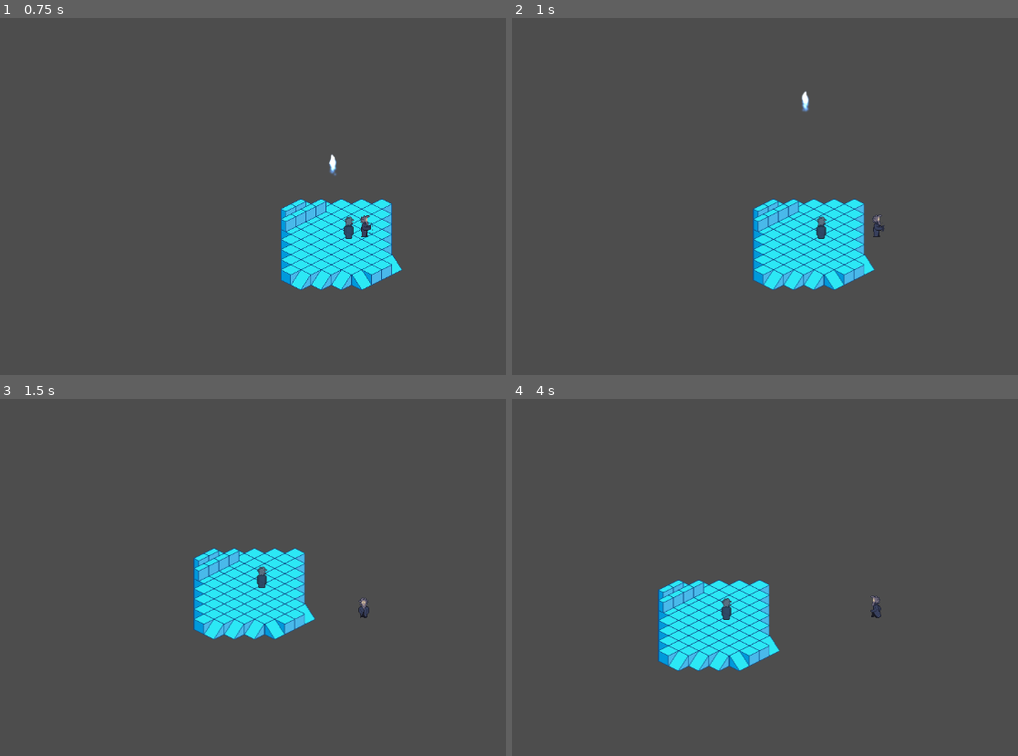
Above: before the commit, frames 1-4 (two rows, left to right).
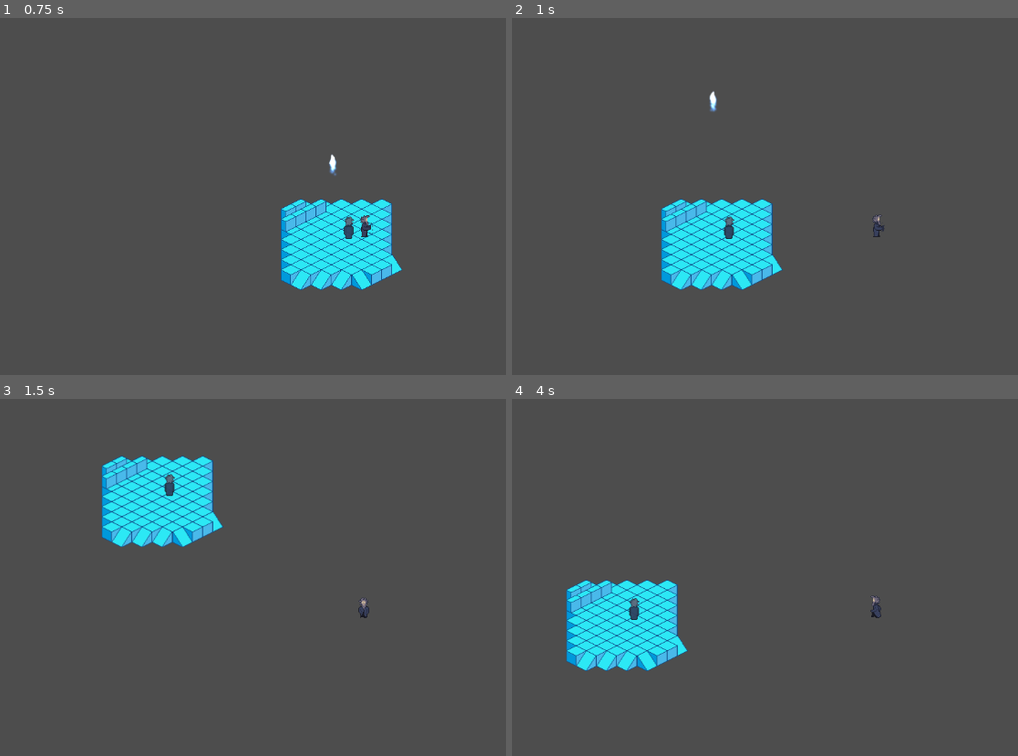
Above: after the commit, the same moments.

Repository: seanj29/LostEchoes
Game: Godot game, scene res://Scenes/Main.tscn
Same seed, same stepped clock (60 frames per second), same inputs: the game is played once before the commit and once after it.
Inputs:
- Up to frame 1 (0.75 s): tap Enter at 0.5 s; hold Right (Right) from 0.53 s (still down); hold Space (Attack) from 0.53 s (still down)
- Up to frame 2 (1 s): keep holding Right (Right); keep holding Space (Attack); tap Shift (Teleport, bound only after the commit) at 0.8 s
- Up to frame 3 (1.5 s): release Right (Right) at 1.28 s; release Space (Attack) at 1.28 s; hold Down (Down) from 1.28 s (still down); tap Shift (Teleport, bound only after the commit) at 1.35 s
- Up to frame 4 (4 s): tap Space (Attack) at 1.55, 3.05 s; release Down (Down) at 2.03 s; hold Right (Right) 2.03-2.78 s; hold Space (Attack) 2.03-2.78 s; tap Shift (Teleport, bound only after the commit) at 2.3, 2.85, 3.8 s; hold Up (Up) 2.78-3.53 s; hold Left (Left) from 3.53 s (still down); hold Space (Attack) from 3.53 s (still down)

Frame 1 is identical in both runs. In frame 2, 9.6% of the frame differs, in the area x 29-72%, y 20-77%; in frame 3, 11%, in the area x 20-63%, y 15-68%; in frame 4, 9.4%.

Commit message:
teleport added to player... somehow?

Diff:
--- a/Scripts/PlayerScripts/player_input.gd
+++ b/Scripts/PlayerScripts/player_input.gd
@@ -5,7 +5,7 @@
 
 @export var CurrentReplayResource: ReplayGhost
 
-var ActionArray: Array[String] = ["Up", "Down", "Left", "Right", "Attack"]
+var ActionArray: Array[String] = ["Up", "Down", "Left", "Right", "Attack", "Teleport"]
 
 func _ready():
 
@@ -29,6 +29,7 @@
 	if event.is_action_pressed("Attack"):
 		if not AttackTimer.is_stopped():
 			return
+
 
 	var Frame := Engine.get_physics_frames()
 
@@ -72,3 +73,10 @@
 			return false
 	else:
 		return false
+
+
+func teleport_state() -> bool:
+	if Input.is_action_just_pressed("Teleport"):
+		return true
+	else:
+		return false
--- a/Scripts/Utils/FSM/States/attack_anim_state.gd
+++ b/Scripts/Utils/FSM/States/attack_anim_state.gd
@@ -1,11 +1,13 @@
 class_name AttackAnimState
 extends PawnAnimState
 
-var frame_count := 0
+var frame_count : int
 
 
 func Enter():
 	super()
+	frame_count = 0
+
 	if sprite.animation.begins_with(anim_name):
 		if not sprite.animation_finished.is_connected(change):
 			sprite.animation_finished.connect(change)
@@ -18,6 +20,14 @@
 			sprite.frame_changed.connect(update_frame_count)
 
 
+func Exit():
+	frame_count = 0
+	if sprite.animation_finished.is_connected(change):
+		sprite.animation_finished.disconnect(change)
+	if sprite.frame_changed.is_connected(update_frame_count):
+		sprite.frame_changed.disconnect(update_frame_count)
+
+
 func change():
 	transitioned.emit("IdleAnimState")
 
@@ -25,13 +35,4 @@
 func update_frame_count():
 	frame_count += 1
 	if frame_count == 5:
-		frame_count = 0
 		change()
-	print(frame_count)
-
-
-func Exit():
-		if sprite.animation_finished.is_connected(change):
-			sprite.animation_finished.disconnect(change)
-		if sprite.frame_changed.is_connected(update_frame_count):
-			sprite.frame_changed.disconnect(update_frame_count)
--- a/Scripts/Utils/pawn_input.gd
+++ b/Scripts/Utils/pawn_input.gd
@@ -7,7 +7,7 @@
 
 @export var SPEED = 250.0
 @export var AttackTimer: Timer
-
+@export var TeleportUnits = 150
 
 ## Emitted when the direction changes
 signal direction_changed(direction: Type.Direction)
@@ -16,6 +16,7 @@
 signal attack_pressed(who: PawnInput, pos: Vector2, dir: Type.Direction)
 
 var is_attacking: bool
+var is_teleport: bool
 ## The current direction the sprite is facing. [br]
 ## if it it is given a default, then the Sprite will start in that direction.
 var current_direction: Type.Direction
@@ -24,7 +25,11 @@
 
 func _physics_process(_delta):
 	is_attacking = attack_state()
+	is_teleport = teleport_state()
 	var direction := direction_state()
+	if is_teleport:
+		teleport_self(direction)
+		return
 	if direction:
 		velocity = direction * SPEED
 		calc_direction(direction)
@@ -34,8 +39,6 @@
 
 	move_and_slide()
 
-func _init():
-	print()
 
 ## This function calculates the direction, based on [param dir], which is usually called during the [method play_walk] function.
 func calc_direction(dir: Vector2):
@@ -52,3 +55,9 @@
 ## Ovverridable fuction to change the [member is_attacking] variable of the pawn class.
 func attack_state() -> bool:
 	return false
+
+func teleport_state() -> bool:
+	return false
+
+func teleport_self(dir: Vector2 = Vector2.UP) -> void:
+	global_position += (dir * TeleportUnits)
--- a/project.godot
+++ b/project.godot
@@ -65,6 +65,11 @@
 "events": [Object(InputEventKey,"resource_local_to_scene":false,"resource_name":"","device":-1,"window_id":0,"alt_pressed":false,"shift_pressed":false,"ctrl_pressed":false,"meta_pressed":false,"pressed":false,"keycode":0,"physical_keycode":32,"key_label":0,"unicode":32,"echo":false,"script":null)
 ]
 }
+Teleport={
+"deadzone": 0.5,
+"events": [Object(InputEventKey,"resource_local_to_scene":false,"resource_name":"","device":-1,"window_id":0,"alt_pressed":false,"shift_pressed":false,"ctrl_pressed":false,"meta_pressed":false,"pressed":false,"keycode":0,"physical_keycode":4194325,"key_label":0,"unicode":0,"echo":false,"script":null)
+]
+}
 
 [layer_names]
 
